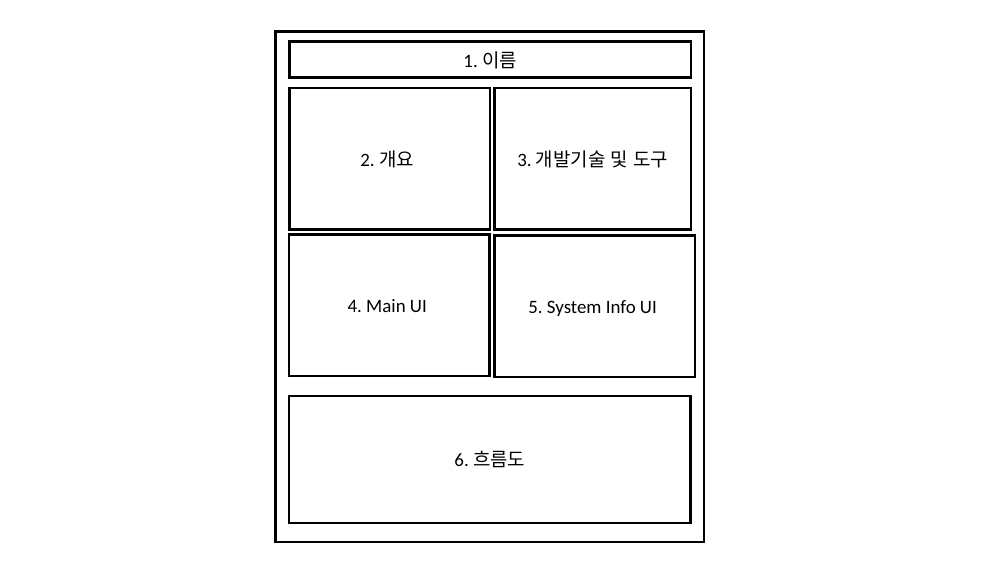
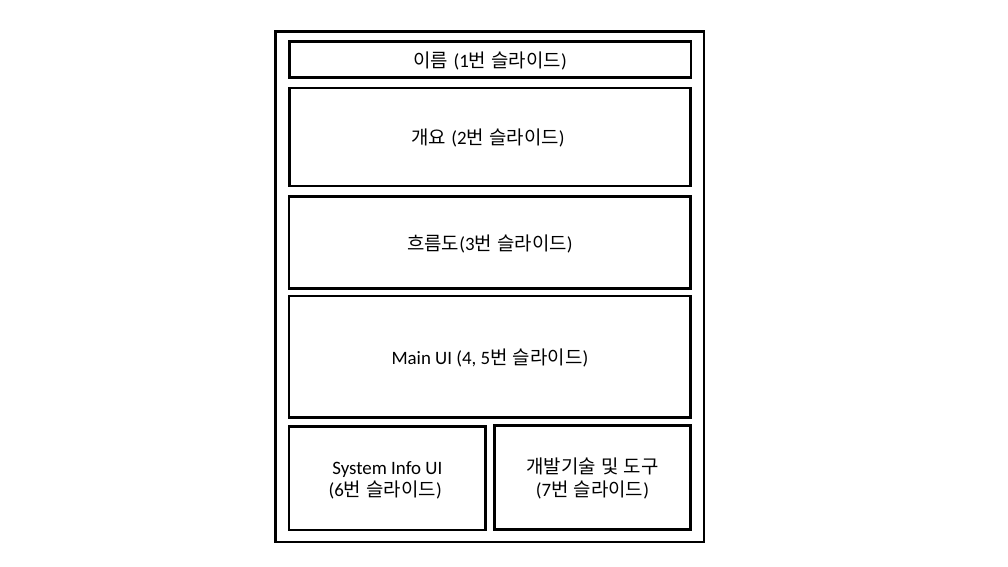
Before and after one commit to SaintSeong/JusungProject, a slide deck: slide 8 of A조 폼보드.pptx (slide 7 before the commit). Drawn at 1008x567 pixels with LibreOffice and Linux fonts; fonts in the diff are those of the drawing. Boxes give left, top, right and bottom in pixels: in the first picture for what was removed or moved away, otherwise in the second. Text is boxed around its words. In the diff, an @@ line names an element or a change of style, - is before the commit and + after.

```diff
--- a/A조 폼보드.pptx
+++ b/A조 폼보드.pptx
@@ text in rectangle at (x1=414, y1=51, x2=567, y2=70): text changed @@
-1. 이름
+이름 (1번 슬라이드)
@@ rectangle "개요 (2번 슬라이드)" resized from (x1=290, y1=88, x2=490, y2=229) to (x1=290, y1=88, x2=690, y2=186) @@
@@ text in rectangle at (x1=411, y1=128, x2=564, y2=147): text changed @@
-2. 개요
+개요 (2번 슬라이드)
@@ rectangle "흐름도(3번 슬라이드)" resized from (x1=290, y1=395, x2=691, y2=523) to (x1=290, y1=197, x2=691, y2=289) @@
@@ text in rectangle at (x1=407, y1=234, x2=572, y2=253): text changed @@
-6. 흐름도
+흐름도(3번 슬라이드)
@@ rectangle "Main UI (4, 5번 슬라이드)" resized from (x1=290, y1=234, x2=490, y2=376) to (x1=290, y1=296, x2=691, y2=417) @@
@@ text in rectangle at (x1=392, y1=348, x2=588, y2=367): text changed @@
-4. Main UI
+Main UI (4, 5번 슬라이드)
@@ rectangle "System Info UI (6번 슬라이드)" resized from (x1=495, y1=235, x2=695, y2=377) to (x1=290, y1=426, x2=486, y2=530) @@
@@ rectangle "개발기술 및 도구 (7번 슬라이드)" resized from (x1=495, y1=88, x2=691, y2=229) to (x1=495, y1=426, x2=691, y2=529) @@
@@ text in rectangle at (x1=329, y1=461, x2=442, y2=499): text changed @@
-5. System Info UI
+System Info UI
+(6번 슬라이드)
@@ text in rectangle at (x1=526, y1=457, x2=659, y2=499): text changed @@
-3. 개발기술 및 도구
+개발기술 및 도구
+(7번 슬라이드)
```
Also in this commit, not shown: 6 slides added, 5 slides removed, 1 other file.
